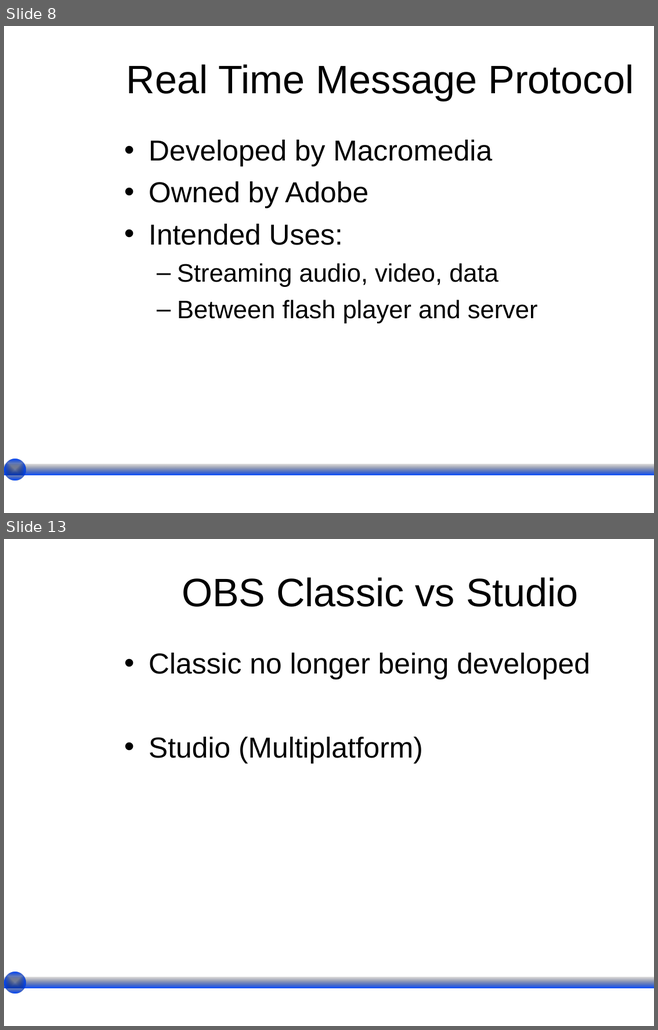
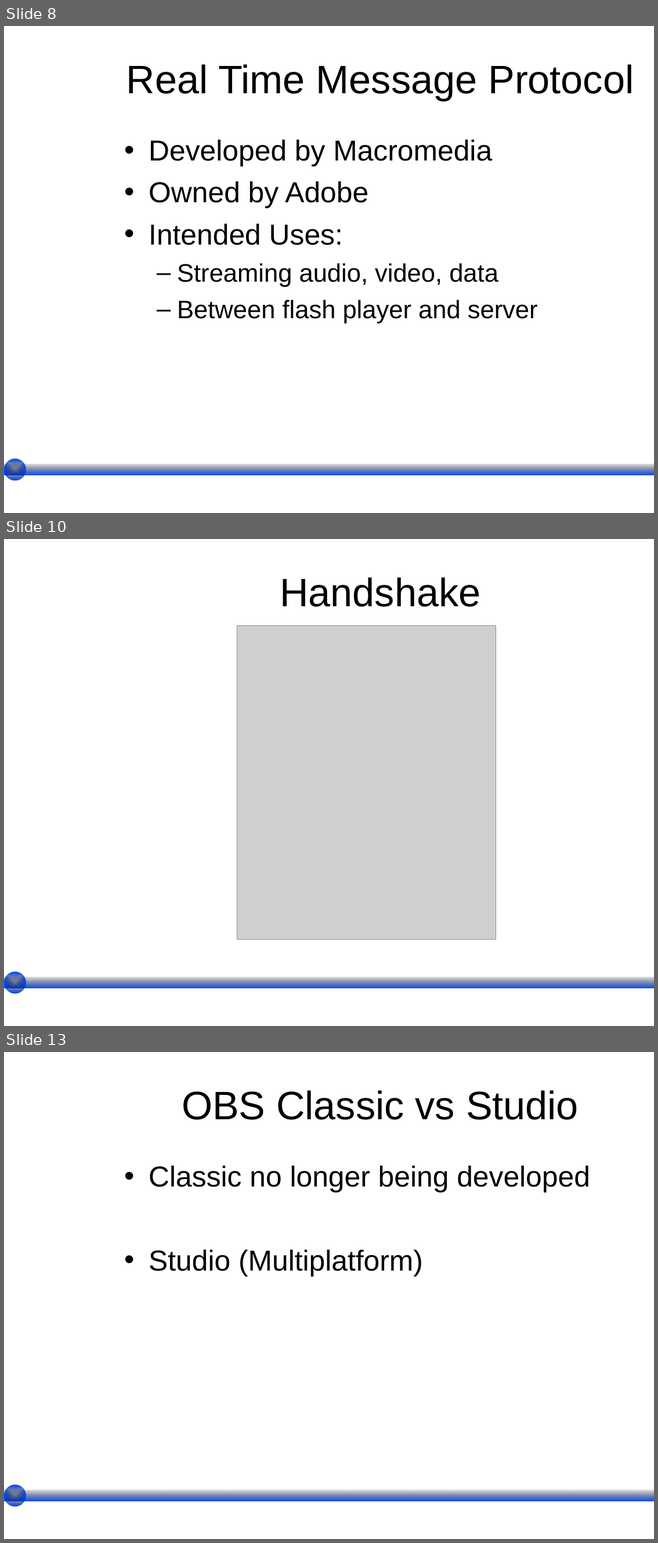
Before and after one commit to wesreisz/cis411-lightningTalks, a slide deck: KhaLe_LightningTalk.ppt. Shown one above the other, each under a label of ours: slides 8 and 13 before the commit, slides 8, 10 and 13 after it; the slides between them are not shown. The pictures are 658x1030 and 658x1543 pixels, drawn with LibreOffice and Linux fonts; fonts in the diff are those of the drawing; grey boxes stand for pictures; background and template pictures are left out. Boxes give left, top, right and bottom in pixels: in the first picture for what was removed or moved away, otherwise in the second. Text is boxed around its words. In the diff, an @@ line names an element or a change of style, - is before the commit and + after.

```diff
--- a/KhaLe_LightningTalk.ppt
+++ b/KhaLe_LightningTalk.ppt
@@ slide 10 added at [4,539,654,1026], background picture (left out) @@
@@ title added at [280,577,480,607], 44 pt, text #000000 @@
+Handshake
@@ picture added at [237,625,496,939] @@
@@ ellipse added at [4,972,25,994], fill gradient #000000 to #0047FF @@
@@ rectangle added at [4,977,654,988], fill gradient #000000 to #0047FF @@
```
Also in this commit, not shown: 7 slides changed, 1 slide removed.
